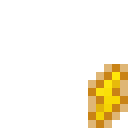
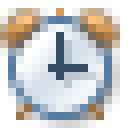
Before/after of a w=128, h=128 layered artwork. What changed in the layer stack:
added group "alarm" (1st of 2) with 6 layers above "avatar" over 0, 8, 128, 128
added layer "legs" in group "alarm" over 16, 8, 104, 120
added layer "bells" in group "alarm" over 0, 8, 120, 56
added layer "Слой 9" in group "alarm" over 48, 32, 88, 80
added layer "alarm" (2nd of 2, in "alarm") in group "alarm" over 16, 24, 104, 112
hid group "lightning" (1st of 2) (1 layers) over 96, 72, 120, 120
